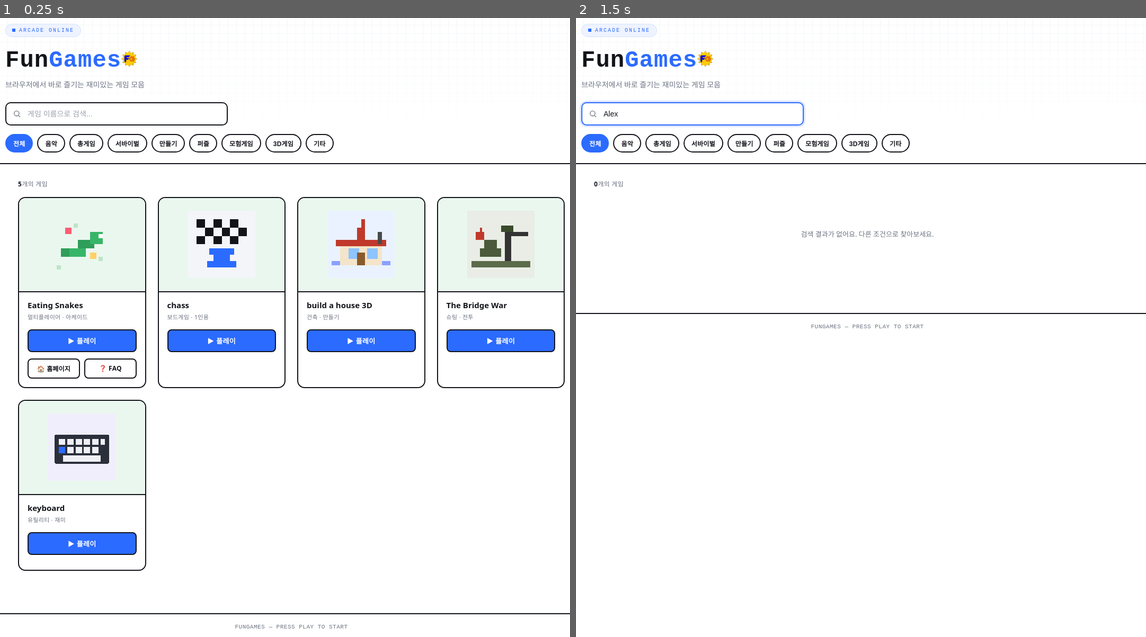
Above: before the commit, frames 1-2 (left to right).
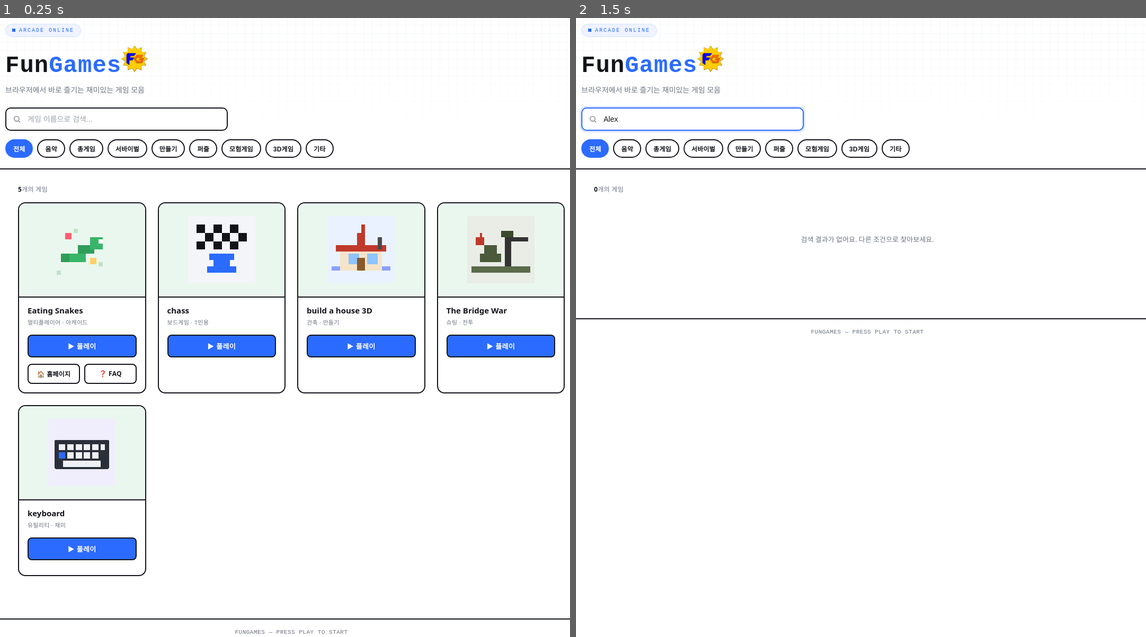
Above: after the commit, the same moments.

Repository: KangBaek-ho/fungames
Game: browser game, page index.html
Two runs of this game, one before a commit and one after it. Both use one fixed random seed, a clock stepped at 60 frames per second and the inputs below.
Inputs (mouse positions are in pixels of both pictures, inside the frame that each line leads up to; where the layout moved, square brackets give the same spot in the first picture):
- Up to frame 1 (0.25 s): no input
- Up to frame 2 (1.5 s): click (690, 117) [690, 110] at 0.27 s; type "Alex" at 0.27 s; hold D from 1.03 s (still down); tap Space at 1.1 s

The runs differ from the first frame. In frame 1, 8.4% of the frame differs, in the area x 0-100%, y 4-100%; in frame 2, 3.1%.

Commit message:
Increase logo image width in header

Diff:
--- a/index.html
+++ b/index.html
@@ -216,7 +216,7 @@
     <div class="headTop">
       <div>
         <div class="eyebrow"><span class="dot"></span> ARCADE ONLINE</div>
-        <h1>Fun<span>Games</span><img src="Logo.png" width="30"></h1>
+        <h1>Fun<span>Games</span><img src="Logo.png" width="50"></h1>
         <p class="sub">브라우저에서 바로 즐기는 재미있는 게임 모음</p>
       </div>
     </div>
